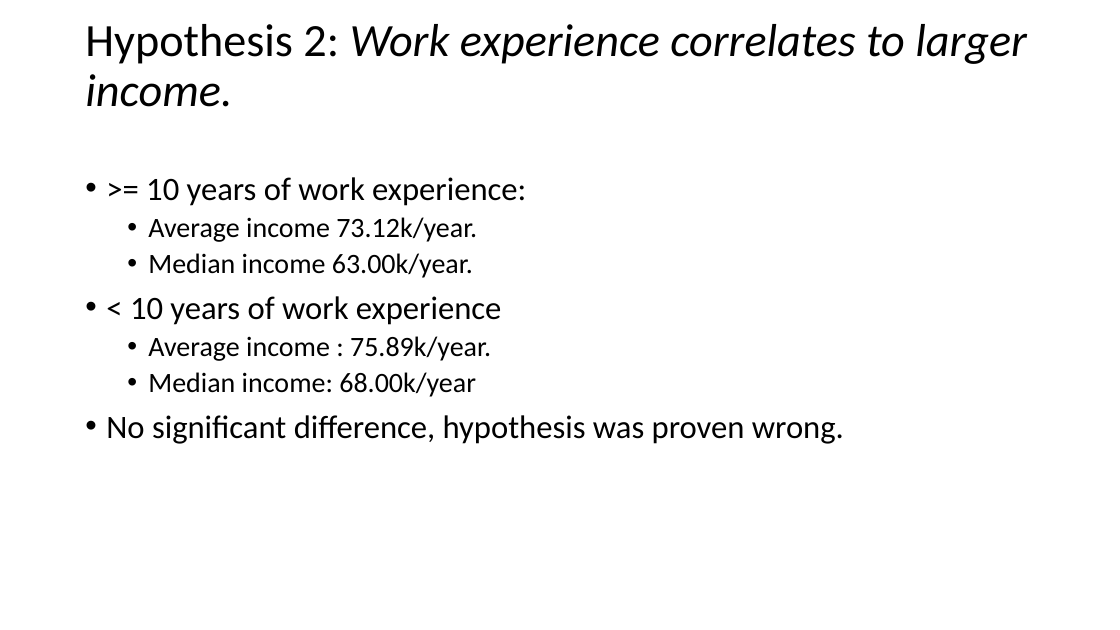
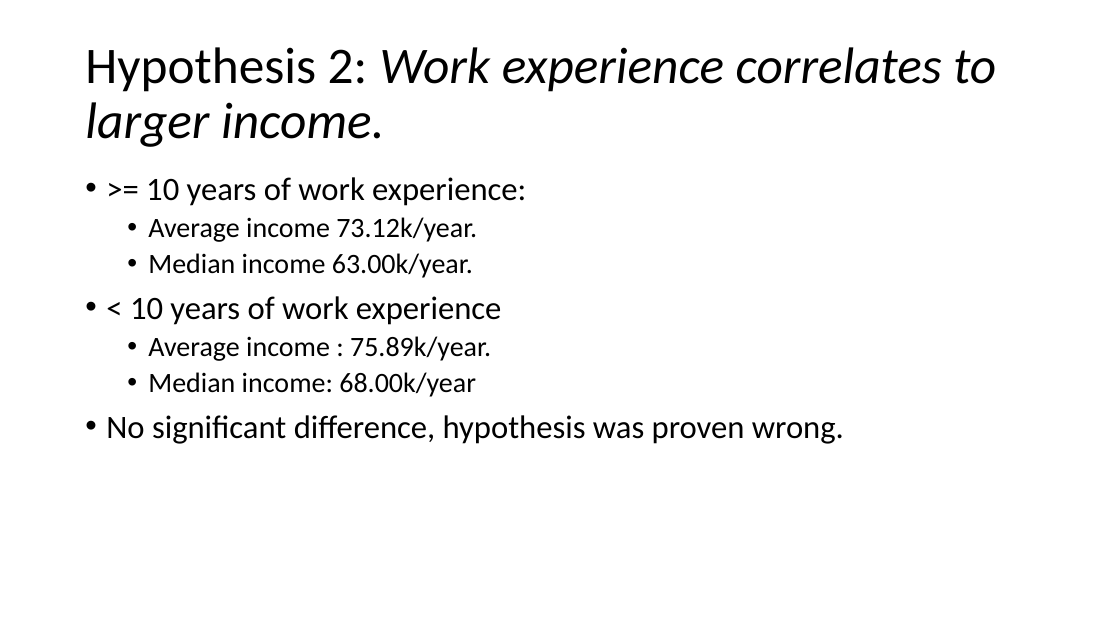
Before and after one commit to arttusa/dsdba_project, a slide deck: slide 6 of DSDBA Project.pptx (slide 7 before the commit). Drawn at 1120x630 pixels with LibreOffice and Linux fonts; fonts in the diff are those of the drawing. Boxes give left, top, right and bottom in pixels: in the first picture for what was removed or moved away, otherwise in the second. Text is boxed around its words. In the diff, an @@ line names an element or a change of style, - is before the commit and + after.

```diff
--- a/DSDBA Project.pptx
+++ b/DSDBA Project.pptx
@@ title "Hypothesis 2: Work experience correlates ..." at (x1=85, y1=47, x2=996, y2=147): size 39.6 to 44 pt @@
```
Also in this commit, not shown: 5 other slides changed, 3 slides added, 2 slides removed.
